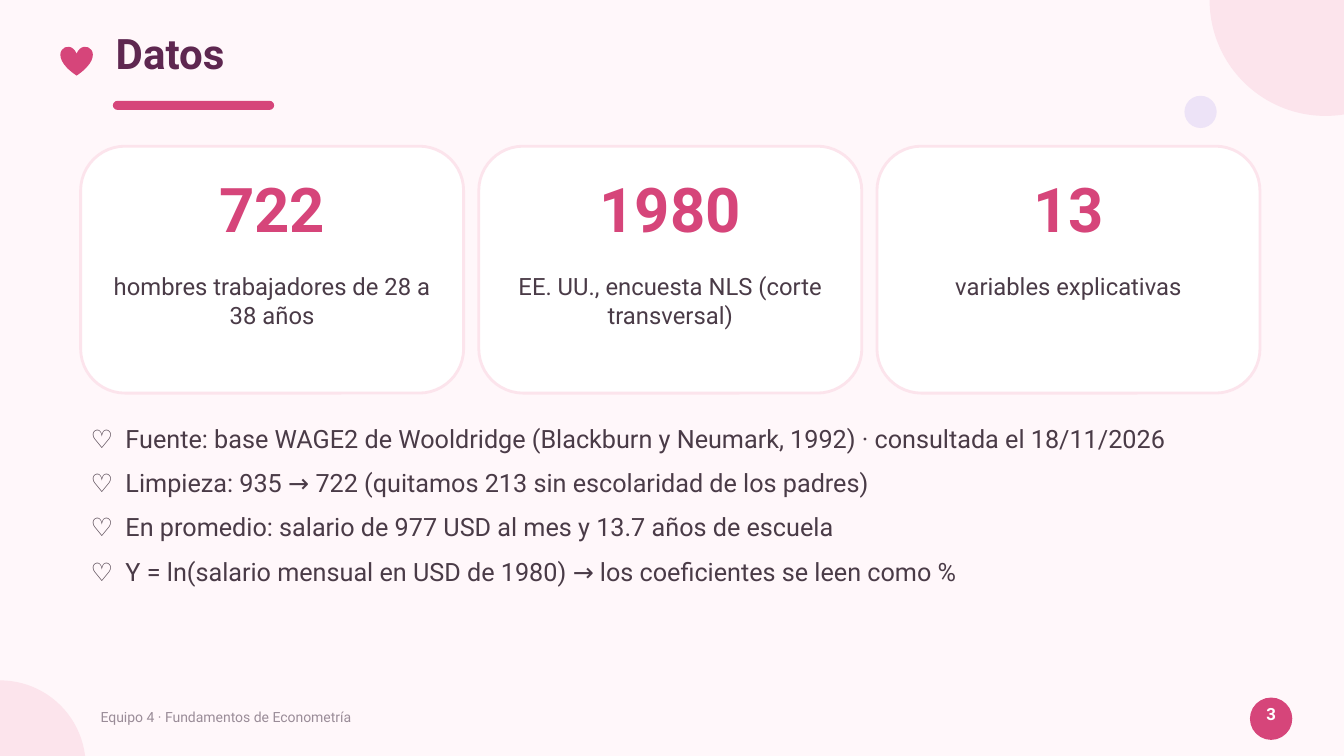
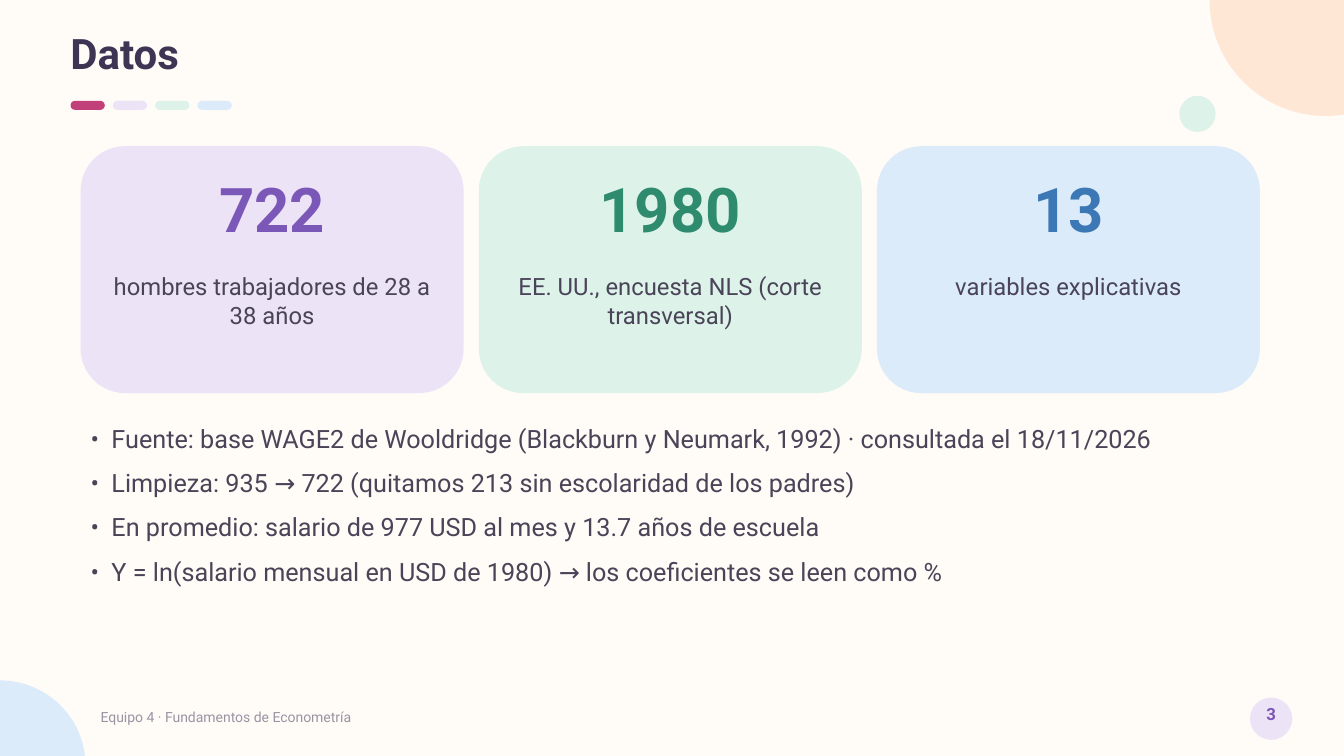
Before and after one commit to ximeelaraa/mincer-multicolinealidad, a slide deck: slide 3 of Presentacion_Final.pptx. Drawn at 1344x756 pixels with LibreOffice and Linux fonts; fonts in the diff are those of the drawing. Boxes give left, top, right and bottom in pixels: in the first picture for what was removed or moved away, otherwise in the second. Text is boxed around its words. In the diff, an @@ line names an element or a change of style, - is before the commit and + after.

```diff
--- a/Presentacion_Final.pptx
+++ b/Presentacion_Final.pptx
@@ background #FFF7FA to #FFFBF7 @@
@@ text "Datos": place and size @@
-text "Datos" at (116,39,225,70)
+text "Datos" at (70,39,179,70)
@@ text "Datos" at (70,39,179,70): text colour #5E2750 to #3D3553 @@
@@ ellipse at (1210,0,1344,116): fill #FCE4EC to #FFE7D6 @@
@@ heart removed at (60,46,93,76) @@
@@ rounded rectangle added at (71,101,105,110), fill #C2407A @@
@@ rounded rectangle: place and size @@
-rounded rectangle at (113,101,274,110)
+rounded rectangle at (113,101,147,110)
@@ rounded rectangle at (113,101,147,110): fill #D6457A to #EDE3F7 @@
@@ rounded rectangle added at (155,101,190,110), fill #DDF3EA @@
@@ rounded rectangle added at (198,101,232,110), fill #DCEBFA @@
@@ ellipse: place and size @@
-ellipse at (1185,96,1217,128)
+ellipse at (1180,96,1216,132)
@@ ellipse at (1180,96,1216,132): fill #EDE3F7 to #DDF3EA @@
@@ rounded rectangle at (81,146,464,393): fill #FFFFFF to #EDE3F7; outline #FCE4EC 2 pt to none @@
@@ rounded rectangle at (479,146,862,393): fill #FFFFFF to #DDF3EA; outline #FCE4EC 2 pt to none @@
@@ rounded rectangle at (877,146,1260,393): fill #FFFFFF to #DCEBFA; outline #FCE4EC 2 pt to none @@
@@ text "722" at (219,187,325,232): text colour #D6457A to #7B57B8 @@
@@ text "1980" at (600,187,741,233): text colour #D6457A to #2E8B6E @@
@@ text "13" at (1033,187,1104,233): text colour #D6457A to #3C78B5 @@
@@ text colour #4A3B47 to #4A4458 in 3 elements at (114,277,430,324), (518,276,821,329), (955,277,1181,300) @@
@@ text at (111,428,1151,587): text changed; text colour #4A3B47 to #4A4458 @@
-♡ Fuente: base WAGE2 de Wooldridge (Blackburn y Neumark, 1992) · consultada el 18/11/2026
-♡ Limpieza: 935 → 722 (quitamos 213 sin escolaridad de los padres)
-♡ En promedio: salario de 977 USD al mes y 13.7 años de escuela
-♡ Y = ln(salario mensual en USD de 1980) → los coeficientes se leen como %
+• Fuente: base WAGE2 de Wooldridge (Blackburn y Neumark, 1992) · consultada el 18/11/2026
+• Limpieza: 935 → 722 (quitamos 213 sin escolaridad de los padres)
+• En promedio: salario de 977 USD al mes y 13.7 años de escuela
+• Y = ln(salario mensual en USD de 1980) → los coeficientes se leen como %
@@ ellipse at (0,681,86,756): fill #FCE4EC to #DCEBFA @@
@@ text "3" at (1266,708,1276,720): text colour #FFFFFF to #7B57B8 @@
@@ ellipse at (1250,698,1293,740): fill #D6457A to #EDE3F7 @@
```
Also in this commit, not shown: 10 other slides changed, 8 other files.
